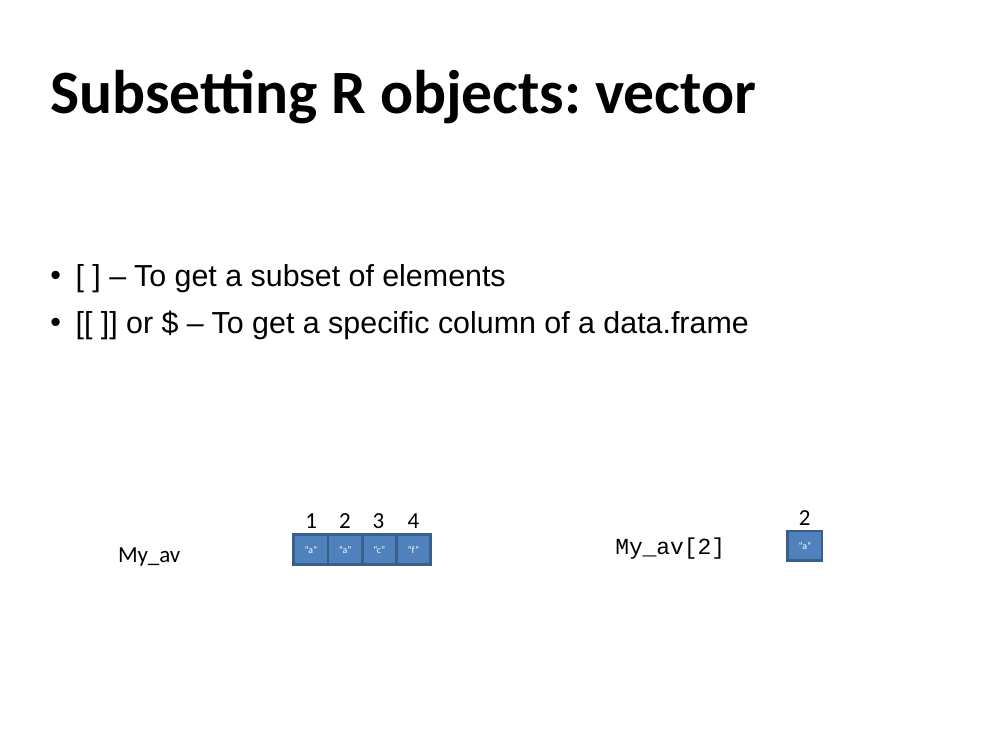
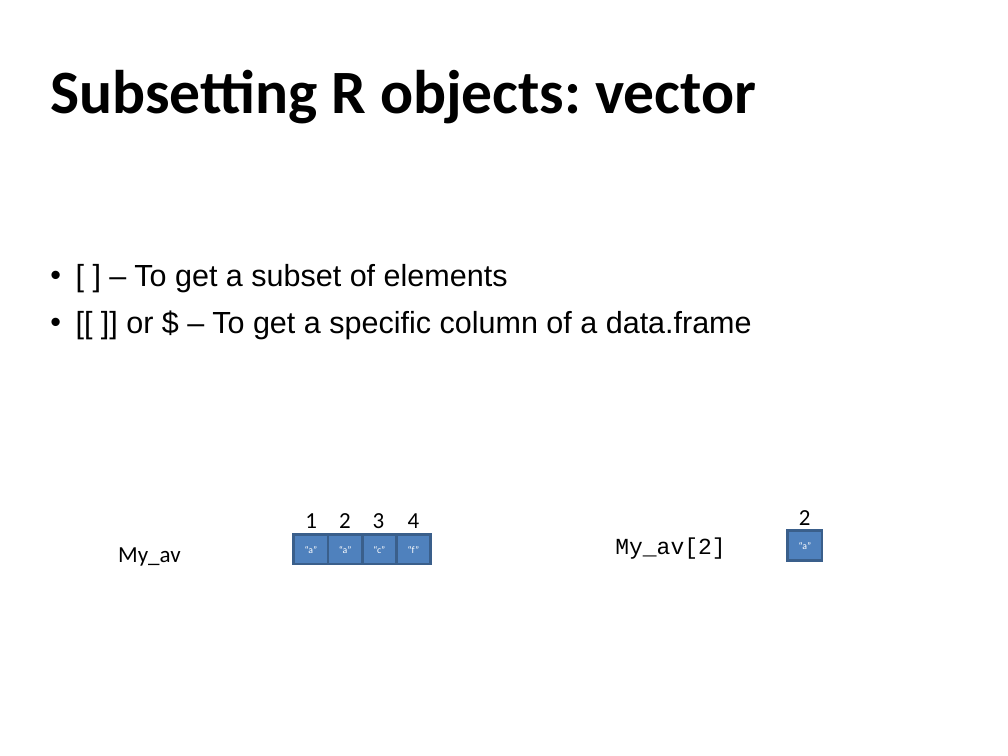
Before and after one commit to sraorao/IFPN_R_intro_MT2022, a slide deck: slide 11 of powerpoint/Session1.pptx. Drawn at 1008x756 pixels with LibreOffice and Linux fonts; fonts in the diff are those of the drawing. Boxes give left, top, right and bottom in pixels: in the first picture for what was removed or moved away, otherwise in the second. Text is boxed around its words. In the diff, an @@ line names an element or a change of style, - is before the commit and + after.

```diff
--- a/powerpoint/Session1.pptx
+++ b/powerpoint/Session1.pptx
@@ text "[ ] – To get ..." rewrapped from [126,264,748,339] to [126,264,752,339] @@
```
Also in this commit, not shown: 11 other slides changed, 1 slide added.
